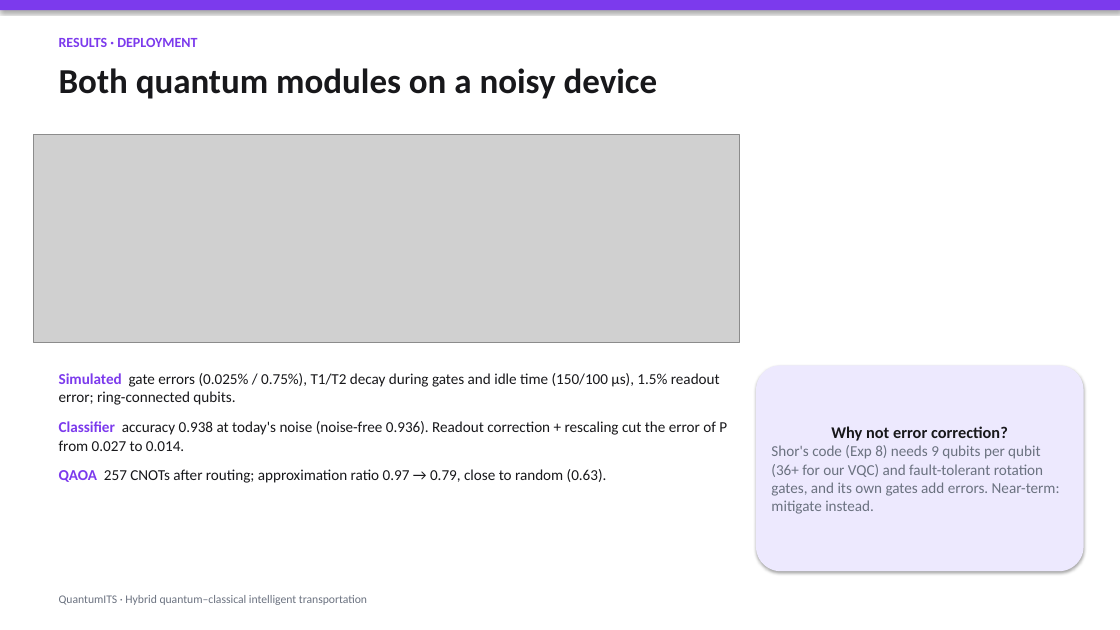
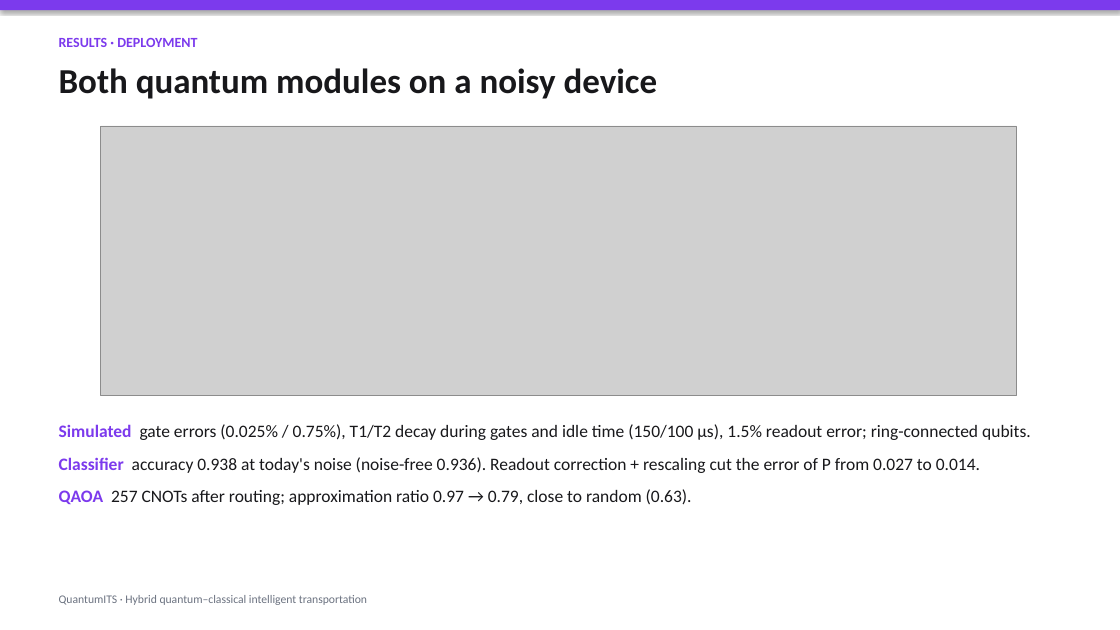
Before and after one commit to NathanC987/quantum-mp, a slide deck: slide 9 of slides/QuantumITS.pptx. Drawn at 1120x630 pixels with LibreOffice and Linux fonts; fonts in the diff are those of the drawing; grey boxes stand for pictures. Boxes give left, top, right and bottom in pixels: in the first picture for what was removed or moved away, otherwise in the second. Text is boxed around its words. In the diff, an @@ line names an element or a change of style, - is before the commit and + after.

```diff
--- a/slides/QuantumITS.pptx
+++ b/slides/QuantumITS.pptx
@@ picture: place and size @@
-picture at box(34, 134, 739, 343)
+picture at box(101, 126, 1017, 396)
@@ rounded rectangle removed at box(756, 365, 1084, 571) @@
-Why not error correction?
-Shor's code (Exp 8) needs 9 qubits per qubit (36+ for our VQC) and fault-tolerant rotation gates, and its own gates add errors. Near-term: mitigate instead.
@@ text "Simulated gate errors (0.025% / ...": place and size @@
-text "Simulated gate errors (0.025% / ..." at box(59, 373, 727, 483)
+text "Simulated gate errors (0.025% / ..." at box(59, 424, 1031, 505)
@@ text "Simulated gate errors (0.025% / ..." at box(59, 424, 1031, 505): size 13 to 15 pt @@
```
Also in this commit, not shown: 8 other slides changed, 7 other files.
